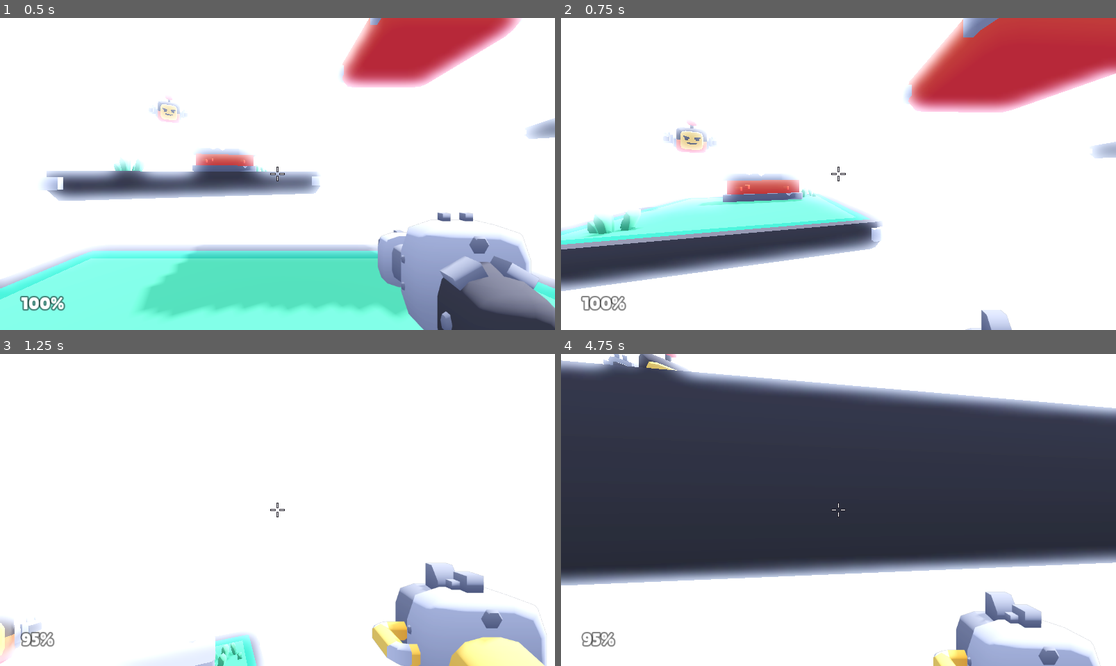
Above: before the commit, frames 1-4 (two rows, left to right).
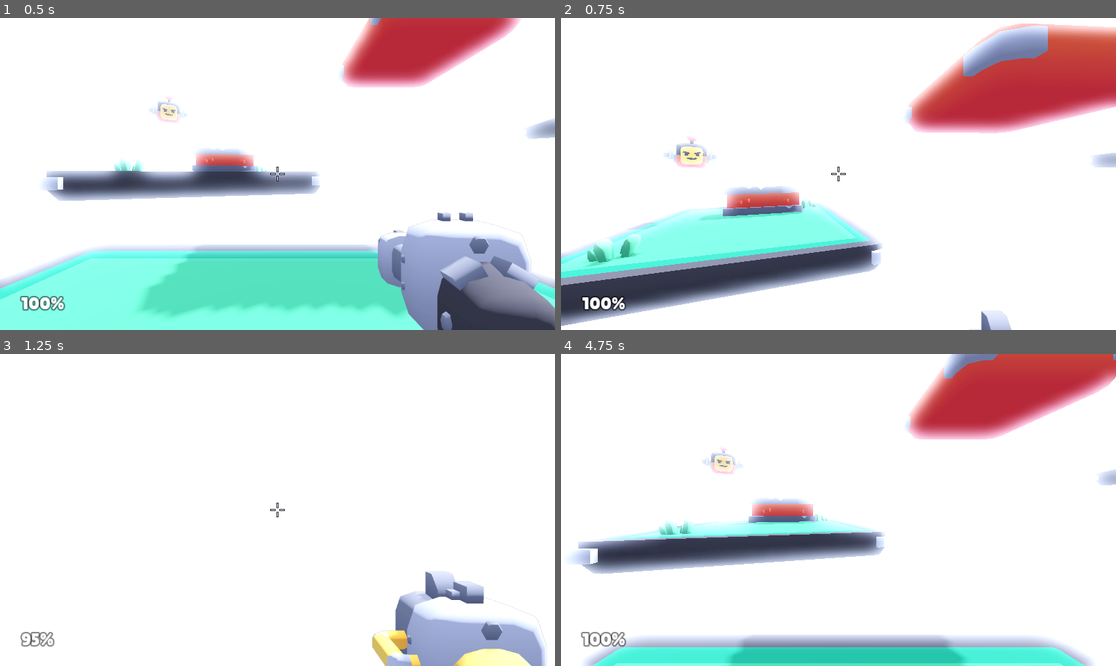
Above: after the commit, the same moments.

Repository: marcospb19/firestone
Game: Godot game, scene res://src/scenes/main.tscn
Two runs of this game, one before a commit and one after it. Both use one fixed random seed, a clock stepped at 60 frames per second and the inputs below.
Inputs (mouse positions are in pixels of both pictures, inside the frame that each line leads up to):
- Up to frame 1 (0.5 s): no input
- Up to frame 2 (0.75 s): move the mouse to (866, 174) at 0.52 s; hold W (move_forward) from 0.53 s (still down); hold Space (jump) from 0.53 s (still down); tap Q (weapon_toggle) at 0.6 s
- Up to frame 3 (1.25 s): keep holding W (move_forward); keep holding Space (jump)
- Up to frame 4 (4.75 s): keep holding W (move_forward); move the mouse to (810, 510) at 1.27 s; release Space (jump) at 1.28 s; tap Space (jump) at 1.35, 1.52, 1.82, 3.02, 3.32, 4.35, 4.52 s; tap Q (weapon_toggle) at 1.55, 2.85, 3.6, 4.55 s; move the mouse to (849, 503) at 2.02 s; hold Space (jump) 2.03-2.78 s; click (849, 503) at 2.1 s; move the mouse to (832, 516) at 2.77 s; move the mouse to (877, 513) at 3.52 s; hold Space (jump) 3.53-4.28 s; move the mouse to (794, 506) at 4.27 s

Frame 1 is identical in both runs. In frame 2, 27% of the frame differs, in the area x 0-100%, y 0-100%; in frame 3, 5.5%; in frame 4, 73%.

Commit message:
scale particles based on distance

Diff:
--- a/src/scripts/impact.gd
+++ b/src/scripts/impact.gd
@@ -3,3 +3,21 @@
 
 func _on_animation_finished():
 	self.queue_free()
+
+
+func _process(delta):
+	update_scale_with_distance()
+
+
+func update_scale_with_distance():
+	const SPRITE_STARTING_SCALE := Vector3.ONE * 0.5
+	const SCALING_INCREASE_RATE := 0.20
+	const SCALING_INCREASE_DISTANCE_RANGE := Vector2(1.5, 15.0)
+
+	var current_camera: Camera3D = Utils.current_camera
+	if current_camera != null:
+		var distance = self.global_position.distance_to(current_camera.global_position)
+		var scale_increase = Utils.custom_growth_curve(
+			distance, SCALING_INCREASE_RATE, SCALING_INCREASE_DISTANCE_RANGE
+		)
+		self.scale = SPRITE_STARTING_SCALE * (1 + scale_increase)
--- a/src/scripts/player.gd
+++ b/src/scripts/player.gd
@@ -9,23 +9,25 @@
 signal hit_enemy(bool)
 
 @export_subgroup("Properties")
-@export var movement_speed = 5
-@export var jump_strength = 4
-@export var jet_strength = 23
+@export var movement_speed := 5.0
+@export var jump_strength := 6.0
+@export var jet_strength := 23.0
 
 @export_subgroup("Weapons")
 @export var weapons: Array[Weapon] = []
 
-var weapon_container_offset := Vector3(1.2, -1.1, -2.75)
+const WEAPON_CONTAINER_OFFSET := Vector3(1.2, -1.1, -2.75)
+
 var weapon_index := 0
 var weapon_timers: Array[Timer] = []
 
 var mouse_sensitivity := 0.0008
 var gamepad_sensitivity := 0.075
+
 var health := 100
+
 var movement_velocity: Vector3
 var previously_floored := false
-var jump_charges := 0
 
 @onready var camera: Camera3D = $Head/Camera
 @onready var raycast: RayCast3D = $Head/Camera/RayCast
@@ -60,7 +62,7 @@
 	handle_controls(delta)
 
 	weapon_container.position = lerp(
-		weapon_container.position, weapon_container_offset - (velocity / 30), delta * 10
+		weapon_container.position, WEAPON_CONTAINER_OFFSET - (velocity / 30), delta * 10
 	)
 
 	# Movement sound
@@ -108,13 +110,6 @@
 	var gamepad_rotation = gamepad_rotation_input.limit_length(1.0) * gamepad_sensitivity
 	apply_rotation(gamepad_rotation)
 
-	# Jumping
-	if Input.is_action_just_pressed("jump"):
-		if jump_charges > 0:
-			Audio.play_at_one_of(["jump_a.ogg", "jump_b.ogg", "jump_c.ogg"])
-			velocity.y = -jump_strength
-			jump_charges -= 1
-
 
 func handle_action_jump_and_jet(delta: float):
 	if self.is_on_floor():
@@ -122,8 +117,10 @@
 
 	if Input.is_action_pressed("jump"):
 		if self.is_on_floor():
+			Audio.play_at_one_of(["jump_a.ogg", "jump_b.ogg", "jump_c.ogg"])
 			velocity.y = max(jump_strength, velocity.y + jump_strength / 2.0)
-		velocity.y += jet_strength * delta
+		else:
+			velocity.y += jet_strength * delta
 
 
 func handle_action_shoot():
@@ -177,7 +174,7 @@
 	weapon_index = index
 	var tween = self.create_tween()
 	tween.tween_property(
-		weapon_container, "position", weapon_container_offset - Vector3(0, 1, 0), 0.1
+		weapon_container, "position", WEAPON_CONTAINER_OFFSET - Vector3(0, 1, 0), 0.1
 	)
 	tween.tween_callback(change_weapon)  # Changes the model
 
--- a/src/scripts/singletons/init.gd
+++ b/src/scripts/singletons/init.gd
@@ -1,5 +1,4 @@
 extends Node
 
-
 func _ready():
-	Input.mouse_mode = Input.MOUSE_MODE_CAPTURED
+	pass
--- a/src/scripts/singletons/input_ext.gd
+++ b/src/scripts/singletons/input_ext.gd
@@ -1,4 +1,8 @@
 extends Node
+
+
+func _ready():
+	Input.mouse_mode = Input.MOUSE_MODE_CAPTURED
 
 
 func _process(_delta):
--- a/src/scripts/singletons/utils.gd
+++ b/src/scripts/singletons/utils.gd
@@ -3,6 +3,8 @@
 # Track the current camera to ensure that there is only one at a time
 var current_camera: Camera3D
 
+# Sum delta over time
+var elapsed_delta := 0.0
 
 func set_current_camera(id: Camera3D):
 	assert(
@@ -22,3 +24,46 @@
 
 func root() -> Window:
 	return self.get_tree().root
+
+
+# Apply a sin on the elapsed time
+func time_sin(offset: float = 0.0, period_sec: float = 1.0) -> float:
+	return sin((offset + elapsed_delta) * PI * 2 * period_sec)
+
+
+func normalize(value: float, min: float, max: float) -> float:
+	return (value - min) / (max - min)
+
+
+func clamp_and_normalize(value: float, min: float, max: float) -> float:
+	value = clampf(value, min, max)
+	return (value - min) / (max - min)
+
+
+func _process(delta: float):
+	elapsed_delta += delta
+
+
+# Helps scaling a value based on a custom curve with lower and upper bounds
+#
+# ```
+#          x=range[1]
+#              ↓
+#              *---------  ← y=rate * (range[1] - range[0])
+#             /
+#            / ← y=rate * (clamped(value, range) - range[0])
+#           /
+# ---------* ← y=0
+#          ↑
+#      x=range[0]
+# ```
+func custom_growth_curve(value: float, rate := 1.0, range := Vector2(0, 1)) -> float:
+	assert(range[1] > range[0])
+	var range_start := range[0]
+	var range_end := range[1]
+
+	var clamped := clampf(value, range_start, range_end)
+	var range_position := clamped - range_start
+
+	var increase_from_rate := range_position * rate
+	return increase_from_rate
